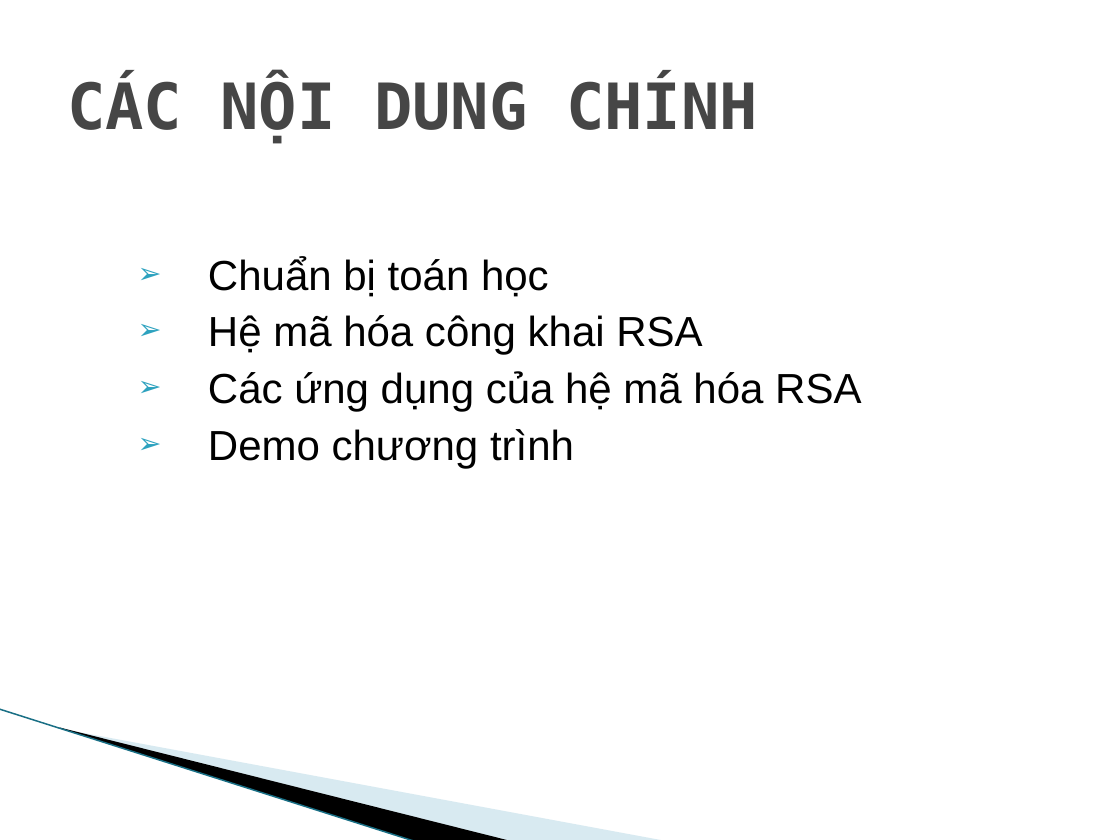
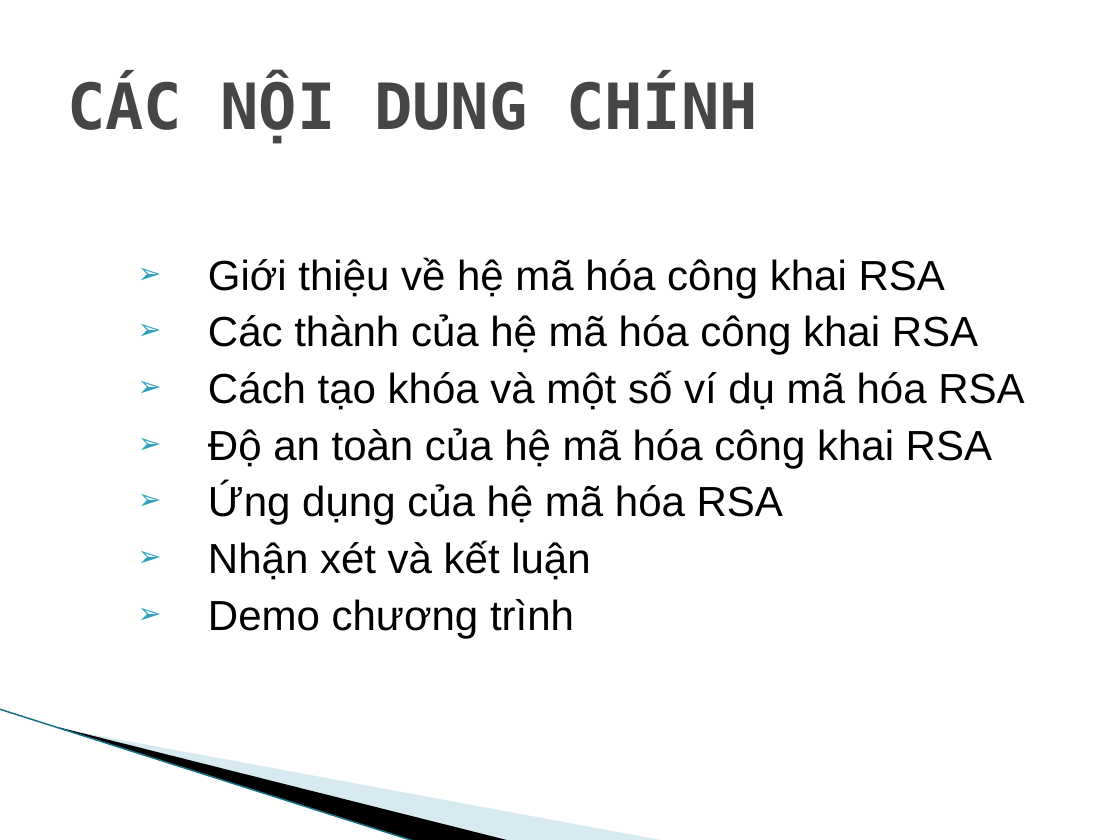
Before and after one commit to datnmdev/RSA-ATVBMTT, a slide deck: slide 2 of ATVBMHTTT.pptx. Drawn at 1120x840 pixels with LibreOffice and Linux fonts; fonts in the diff are those of the drawing; background and template pictures are left out. Boxes give left, top, right and bottom in pixels: in the first picture for what was removed or moved away, otherwise in the second. Text is boxed around its words. In the diff, an @@ line names an element or a change of style, - is before the commit and + after.

```diff
--- a/ATVBMHTTT.pptx
+++ b/ATVBMHTTT.pptx
@@ text at box(208, 257, 1024, 580): text changed @@
-➢ Chuẩn bị toán học
-➢ Hệ mã hóa công khai RSA
-➢ Các ứng dụng của hệ mã hóa RSA
+➢ Giới thiệu về hệ mã hóa công khai RSA
+➢ Các thành của hệ mã hóa công khai RSA
+➢ Cách tạo khóa và một số ví dụ mã hóa RSA
+➢ Độ an toàn của hệ mã hóa công khai RSA
+➢ Ứng dụng của hệ mã hóa RSA
+➢ Nhận xét và kết luận
```
Also in this commit, not shown: 8 other slides changed, 13 slides added, 8 slides removed, 12 other files.
